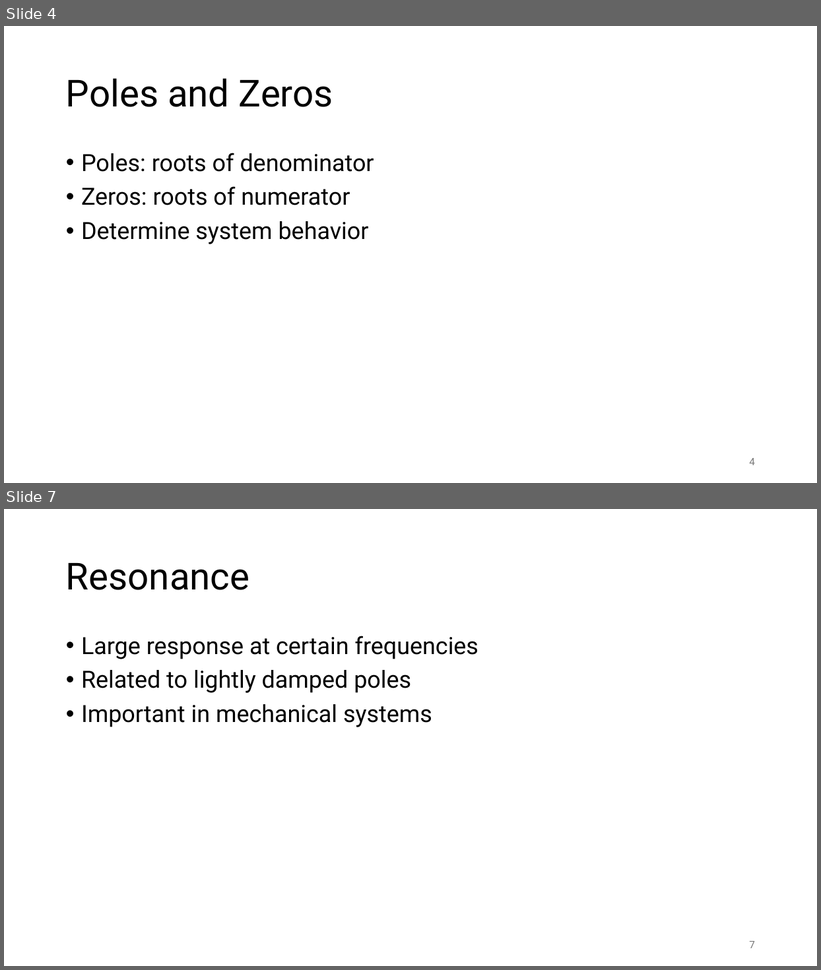
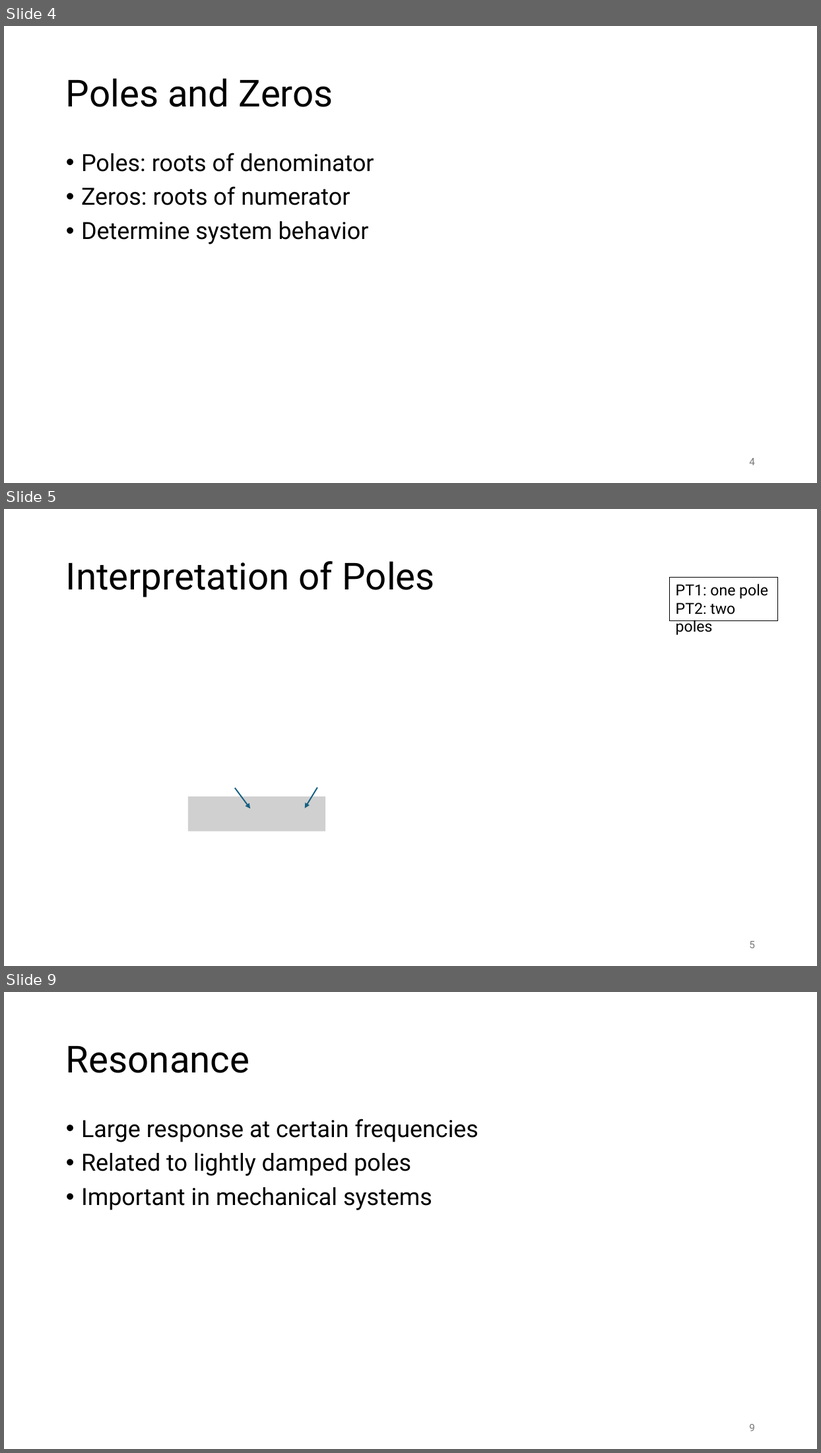
Before and after one commit to FelixWick/control_engineering, a slide deck: slides/4_stability.pptx. Shown one above the other, each under a label of ours: slides 4 and 7 before the commit, slides 4, 5 and 9 after it; the slides between them are not shown. The pictures are 821x970 and 821x1453 pixels, drawn with LibreOffice and Linux fonts; fonts in the diff are those of the drawing; grey boxes stand for pictures. Boxes give left, top, right and bottom in pixels: in the first picture for what was removed or moved away, otherwise in the second. Text is boxed around its words. In the diff, an @@ line names an element or a change of style, - is before the commit and + after.

```diff
--- a/slides/4_stability.pptx
+++ b/slides/4_stability.pptx
@@ slide 5 added at box(4, 509, 817, 966), background #FFFFFF @@
@@ title added at box(66, 561, 435, 597), 44 pt, text #000000 @@
+Interpretation of Poles
@@ rectangle added at box(670, 578, 778, 621), outline #000000 0.75 pt, 18 pt, text #000000 @@
+PT1: one pole
+PT2: two poles
@@ picture added at box(188, 797, 325, 832) @@
@@ arrow added from (235, 788) to (250, 809), #156082 1.5 pt @@
@@ arrow added from (318, 788) to (305, 809), #156082 1.5 pt @@
@@ page number added at box(749, 941, 755, 949), 12 pt, text #797979 @@
+5
@@ what was slide 7 is now slide 9 @@
@@ page number at box(749, 1424, 755, 1432): text changed @@
-7
+9
```
Also in this commit, not shown: 2 slides changed, 1 other slide added, 1 other file.
